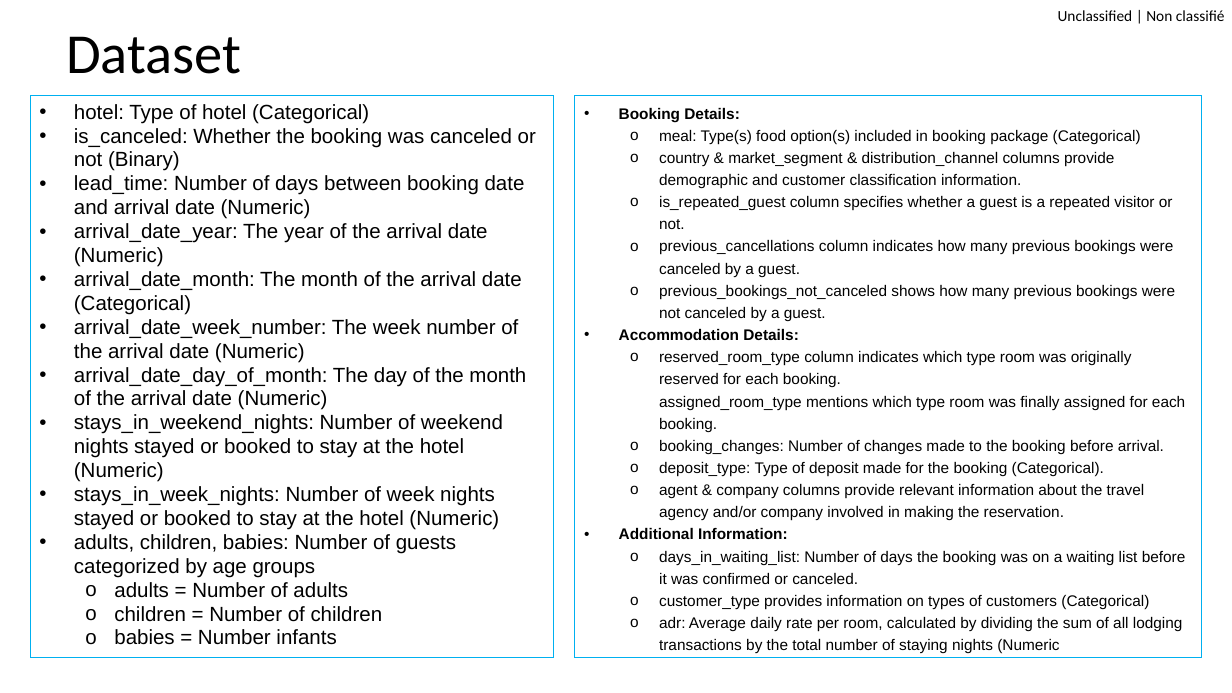
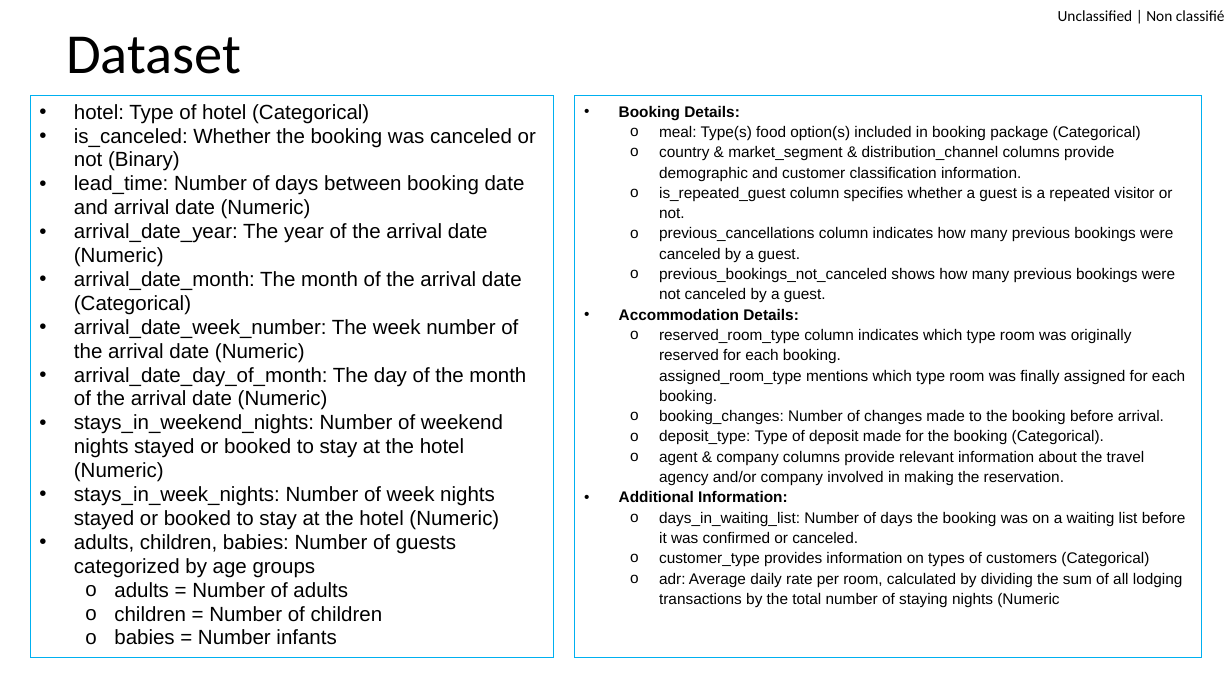
Before and after one commit to pin164/project_1, a slide deck: slide 4 of Hotel bookings.pptx. Drawn at 1232x693 pixels with LibreOffice and Linux fonts; fonts in the diff are those of the drawing. Boxes give left, top, right and bottom in pixels: in the first picture for what was removed or moved away, otherwise in the second. Text is boxed around its words. In the diff, an @@ line names an element or a change of style, - is before the commit and + after.

```diff
--- a/Hotel bookings.pptx
+++ b/Hotel bookings.pptx
@@ rectangle "Booking Details:" at (575, 95, 1202, 658): line spacing 1.2 to 1.1 @@
```
Also in this commit, not shown: 1 other slide changed, 6 slides added, 8 slides removed.
